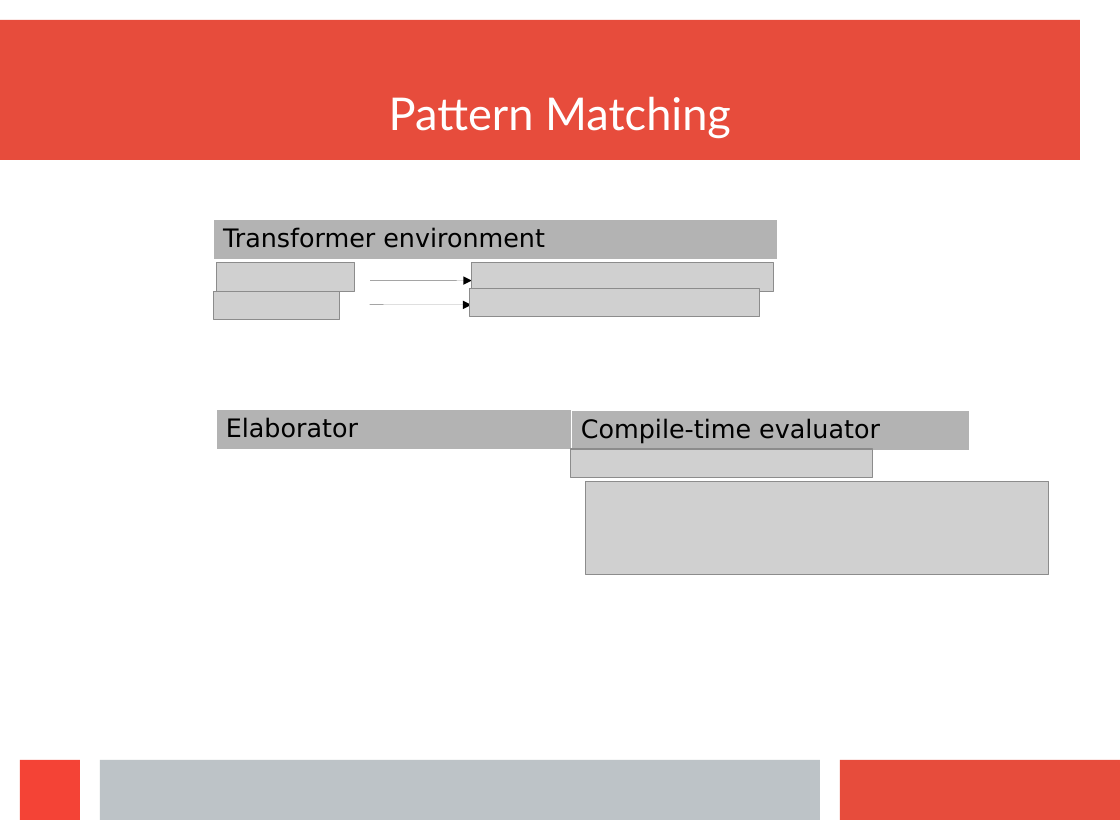
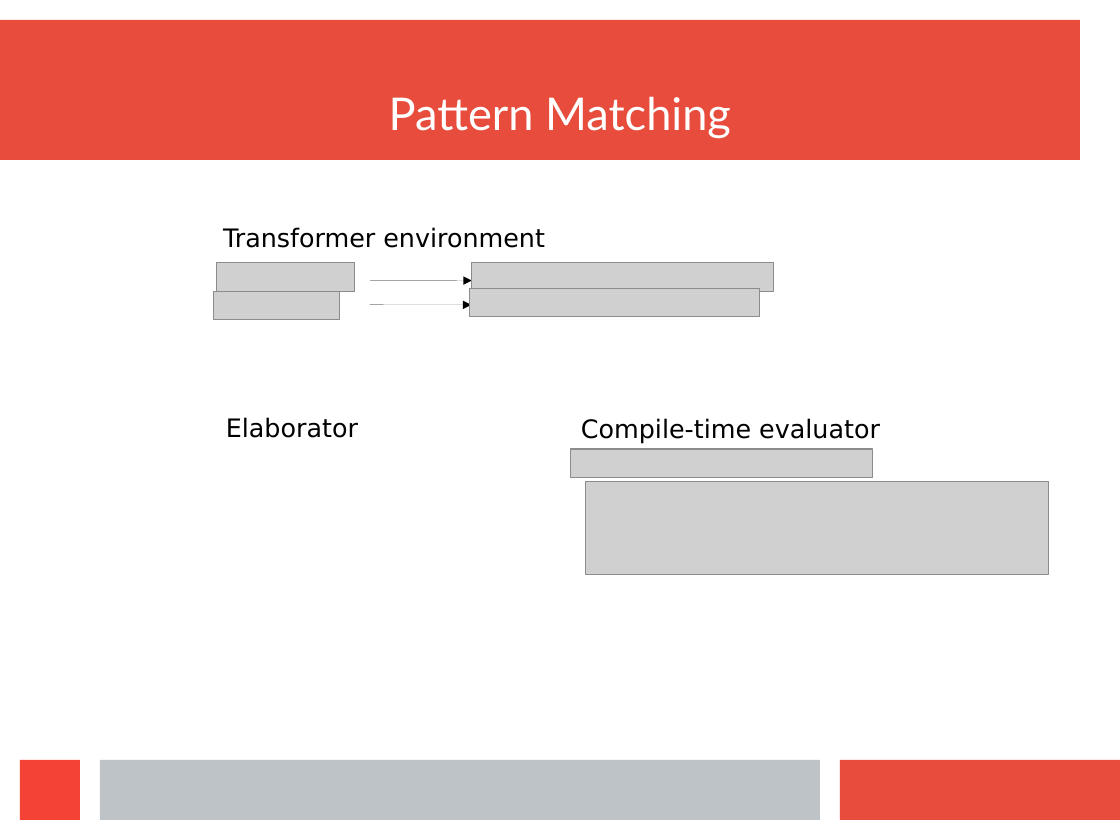
Before and after one commit to wilbowma/cur, a slide deck: slide 47 of hope-2016/slides.odp (slide 40 before the commit). Drawn at 1120x840 pixels with LibreOffice and Linux fonts; fonts in the diff are those of the drawing; grey boxes stand for pictures. Boxes give left, top, right and bottom in pixels: in the first picture for what was removed or moved away, otherwise in the second. Text is boxed around its words. In the diff, an @@ line names an element or a change of style, - is before the commit and + after.

```diff
--- a/hope-2016/slides.odp
+++ b/hope-2016/slides.odp
@@ table at (213, 220, 779, 300) @@
@@ fill #B3B3B3 to none in row 1, column 1 @@
@@ table at (215, 410, 781, 490) @@
@@ fill #B3B3B3 to none in row 1, column 1 @@
@@ table at (571, 411, 970, 562) @@
@@ fill #B3B3B3 to none in row 1, column 1 @@
@@ fill #FFFFFF to none in row 2, column 1 @@
```
Also in this commit, not shown: 9 other slides changed, 9 slides added, 2 slides removed.
